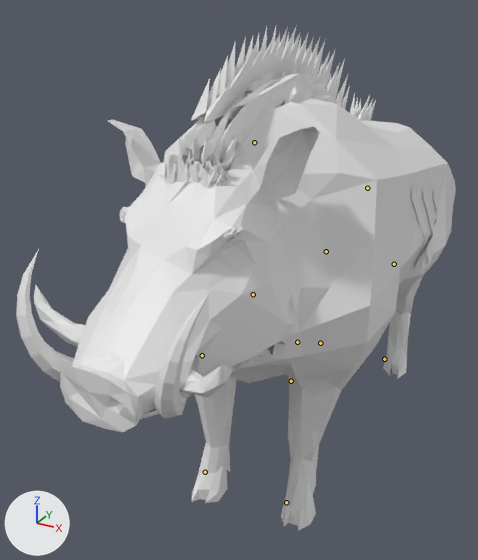
The Blender file art/kit/creatures/creature.boar_king/creature.boar_king.blend as it was, and as the next commit left it.
Both versions are drawn from a 50 mm camera at (0.82, -1.83, 1.56) aimed at (-0.13, -0.11, 0.7). The axes (+X, +Y, +Z) are drawn at lower left. The lights are the same throughout. The picture after the commit comes second. The bones that change, and the others that lie on the model, are drawn over the model as lines.

The first picture shows 'Body'.
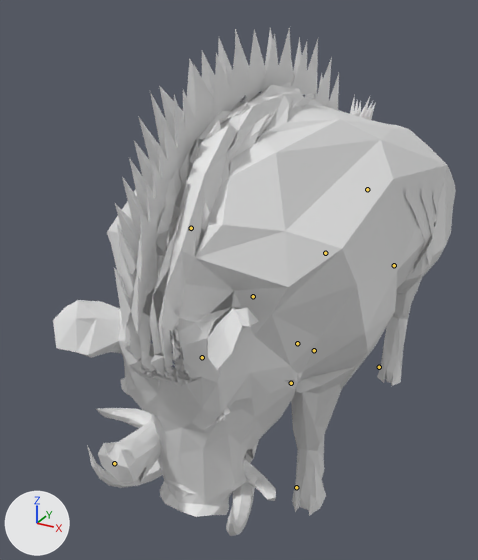
The newer file adds an action. The first version stands in its rest pose; the second is drawn at frame 3 of the action 'Paw'.

Boxes [x1, y1, x2, y2] around the edits, measured in the pictures (478 x 560 px):
'Body', posed (8% narrower): before [16, 25, 456, 531]; after [53, 28, 456, 536]
bone 'All', root to tip: before (297, 342) to (297, 341); after (297, 343) to (297, 342)
bone 'FrontLeg.L', root to tip: before (291, 381) to (291, 382); after (291, 383) to (291, 384)
bone 'BackLeg.L', root to tip: before (394, 264) to (394, 265); after (394, 265) to (394, 266)
bone 'Neck', root to tip: before (253, 294) to (253, 293); after (253, 296) to (252, 296)
bone 'Head', root to tip: before (254, 142) to (253, 142); after (191, 228) to (190, 230)
bone 'FrontLeg.R', root to tip: before (202, 355) to (202, 356); after (202, 357) to (201, 358)
bone 'BackLeg.R', root to tip: before (326, 251) to (325, 252); after (325, 253) to (325, 253)

What the commit changed:
Bone 'All' (bone_all) moves from (0.0, 0.0, 0.0) to (0.0, -0.007, 0.0).
Bone 'FrontLeg.L' (bone_frontleg_l) turns from (0, 0, 0) to (0, 0, -10) degrees about its own x, y and z.
Bone 'BackLeg.L' (bone_backleg_l) turns from (0, 0, 0) to (0, 0, 10) degrees about its own x, y and z.
Bone 'Neck' (bone_neck) turns from (0, 0, 0) to (46, 0, 0) degrees about its own x, y and z.
Bone 'Head' (bone_head) turns from (0, 0, 0) to (-12, 0, 0) degrees about its own x, y and z.
Bone 'FrontLeg.R' (bone_frontleg_r) turns from (0, 0, 0) to (0, 0, -78) degrees about its own x, y and z.
Bone 'BackLeg.R' (bone_backleg_r) turns from (0, 0, 0) to (0, 0, -10) degrees about its own x, y and z.
